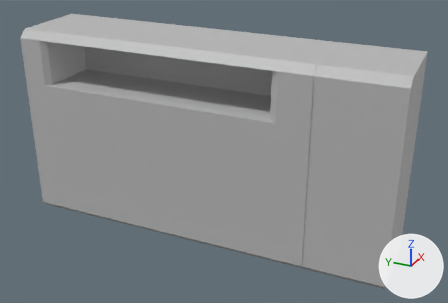
Before and after pictures for a commit that changed the FBX model Static Meshes/Panel/Panel_Board/Set 1/SM_BoardSet1_Panel_Top.fbx.
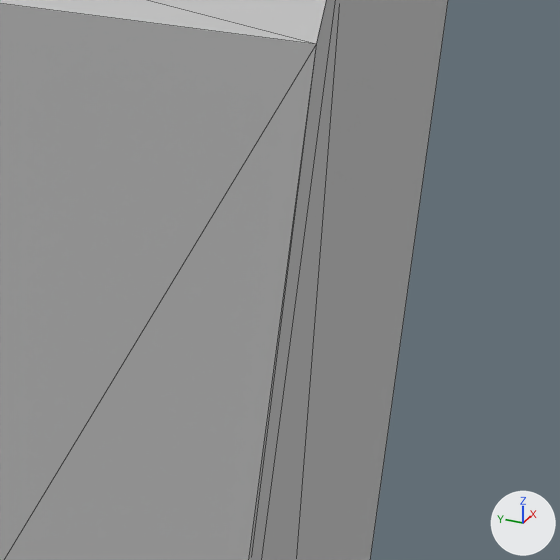
The first picture shows the older version from a 50 mm lens placed at (-6.21, -0.72, 1.89), pointed at (0.45, 2.28, -1.44). The close-ups show both versions on the part from 85% to 97% of the width and 28% to 45% of the height of that picture; other places that the commit changed are outside them. Arrows for +X, +Y and +Z are at lower right; the lights stay in place. The close-ups show mesh edges as thin lines. Where no turn or scale is listed for an object, it has been applied to the vertices. Vertices at the same position are counted once.

Names of what the first close-up shows: 'Panel_top'.
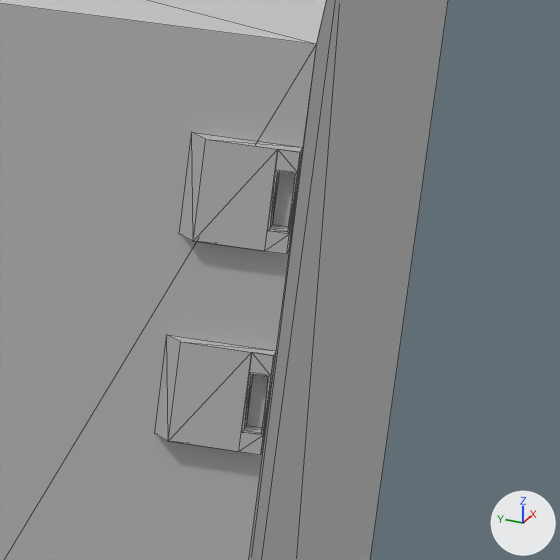
Boxes (x1, y1, x2, y2) around the edits, measured in the close-ups (560 x 560 px):
part 1 of me_mesh, added: after (181, 133, 303, 254)
part 2 of me_mesh, added: after (156, 335, 276, 455)

The change, as a list of edits to the scene's bpy script:
```text
Change me_mesh:
    used by ob_panel_top; location = (0.0, 0.0, 0.0)
    remove me_mesh.from_pydata(...)  # 62 vertices, 76 faces; spans x -0.1..1.0, y 0.0..4.9, z -2.6..0.0
    add me_mesh.from_pydata(...)  # 194 vertices, 256 faces; spans x -0.11..1.0, y 0.0..4.9, z -2.6..0.0
    me_mesh part 1: a new loose piece of 22 vertices spanning x -0.11..-0.1, y 0.0..0.1, z -0.3..-0.2, in mat_lambert1 (grey #bcbcbc)
    me_mesh part 2: a new loose piece of 22 vertices spanning x -0.11..-0.1, y 0.0..0.1, z -0.5..-0.4, in mat_lambert1 (grey #bcbcbc)
```
